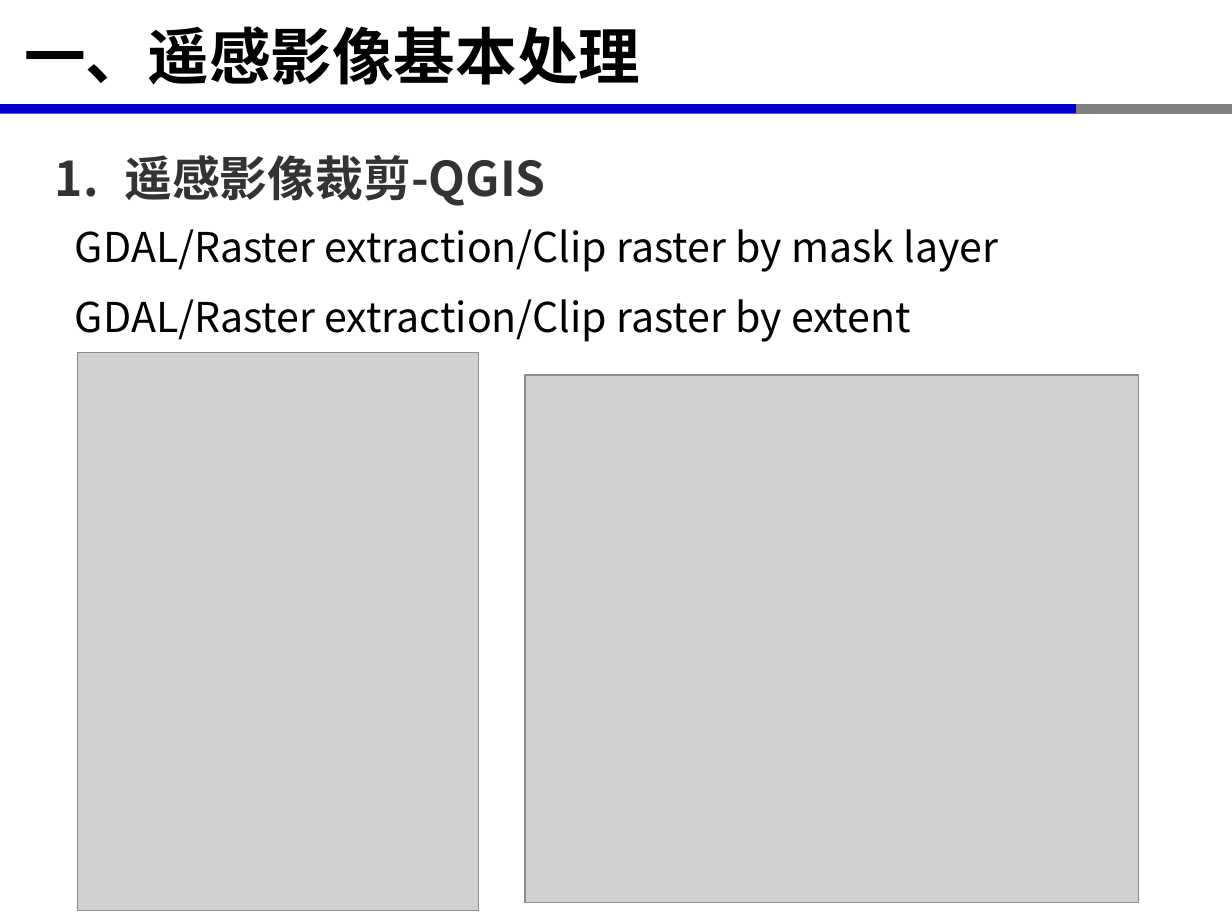
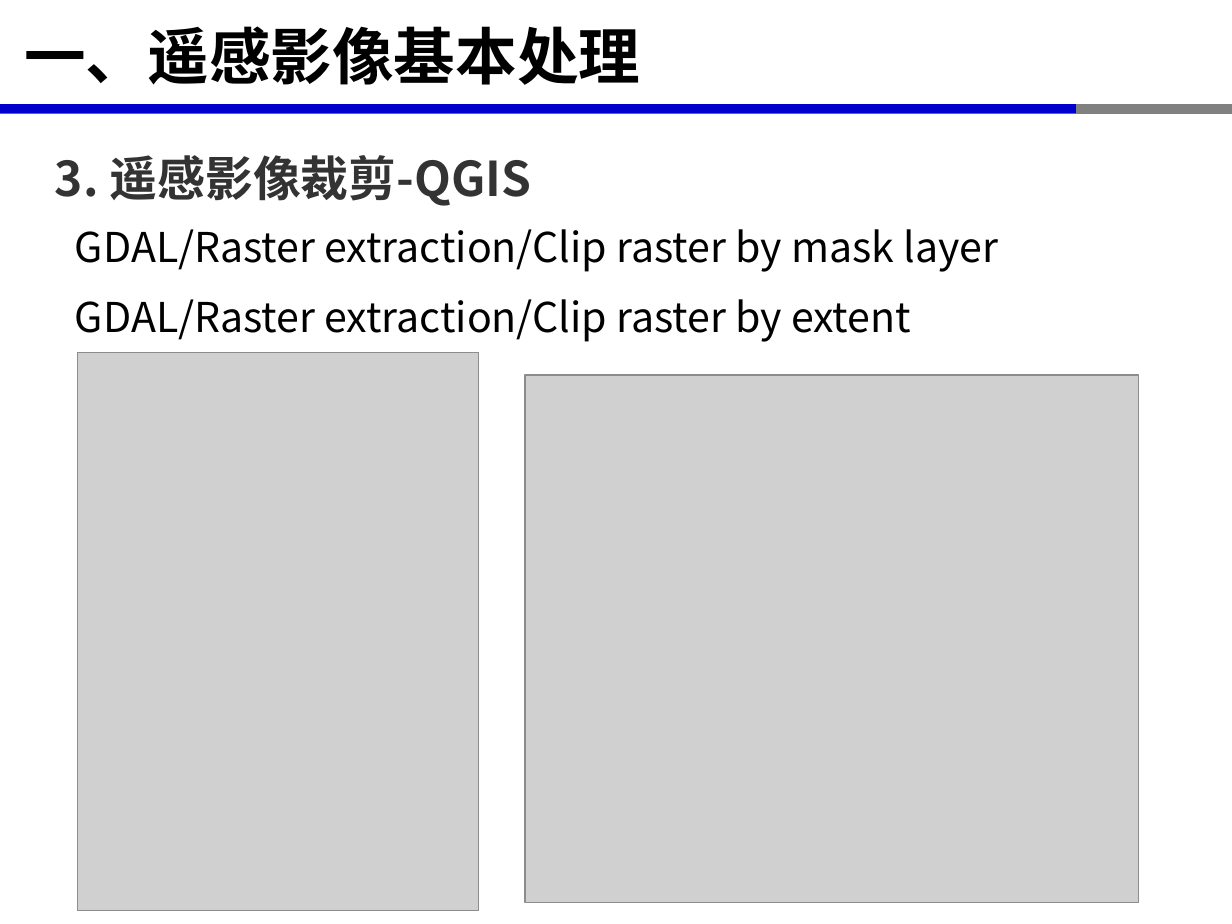
Before and after one commit to xinluo2018/spatial-data-processing, a slide deck: slide 12 of 第6章-栅格数据处理及分析/第2节-栅格数据处理.pptx (slide 10 before the commit). Drawn at 1232x924 pixels with LibreOffice and Linux fonts; fonts in the diff are those of the drawing; grey boxes stand for pictures. Boxes give left, top, right and bottom in pixels: in the first picture for what was removed or moved away, otherwise in the second. Text is boxed around its words. In the diff, an @@ line names an element or a change of style, - is before the commit and + after.

```diff
--- a/第6章-栅格数据处理及分析/第2节-栅格数据处理.pptx
+++ b/第6章-栅格数据处理及分析/第2节-栅格数据处理.pptx
@@ text at (55, 155, 532, 206): text changed @@
-1. 遥感影像裁剪-QGIS
+3. 遥感影像裁剪-QGIS
```
Also in this commit, not shown: 8 other slides changed, 5 slides added, 7 slides removed, 19 other files.
